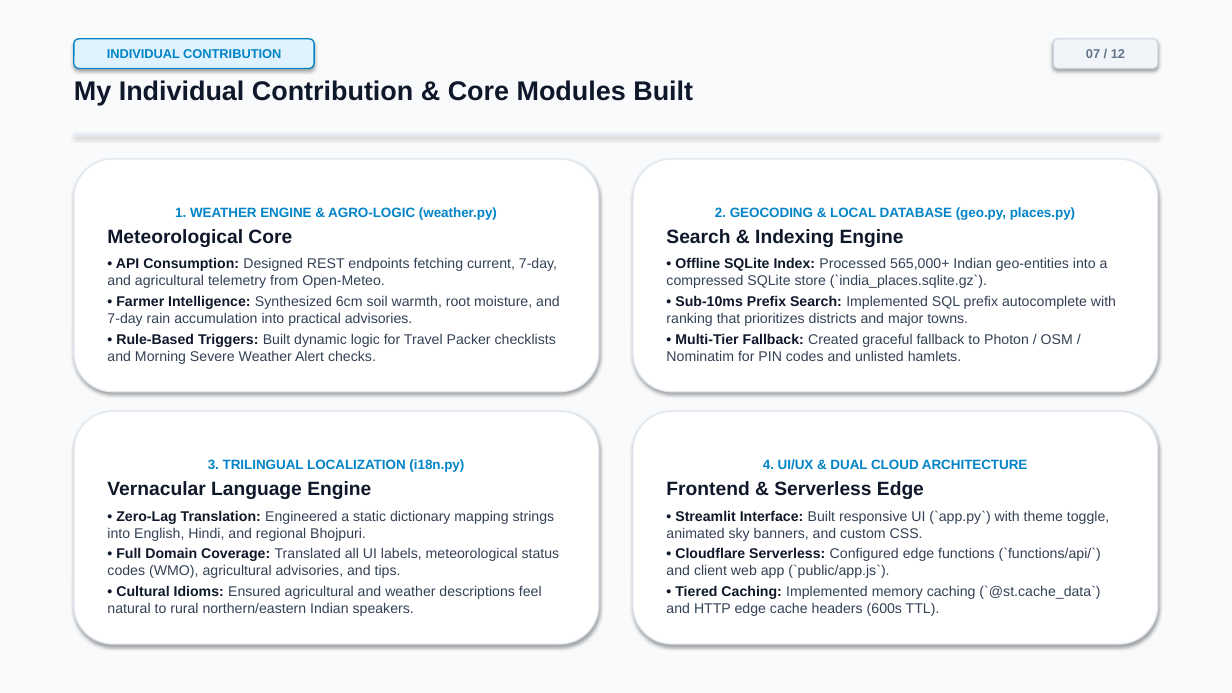
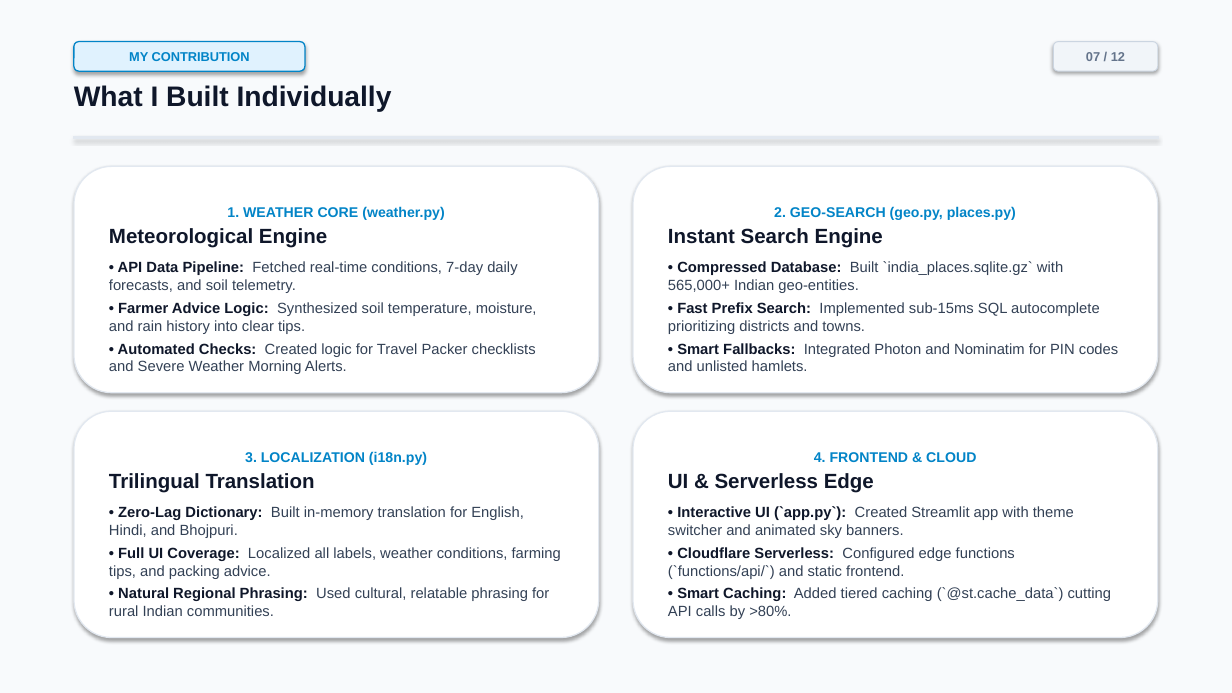
Before and after one commit to sonalikumari09/live-weather-tracker, a slide deck: slide 7 of Live_Weather_Tracker_Internship_Presentation.pptx. Drawn at 1232x693 pixels with LibreOffice and Linux fonts; fonts in the diff are those of the drawing. Boxes give left, top, right and bottom in pixels: in the first picture for what was removed or moved away, otherwise in the second. Text is boxed around its words. In the diff, an @@ line names an element or a change of style, - is before the commit and + after.

```diff
--- a/Live_Weather_Tracker_Internship_Presentation.pptx
+++ b/Live_Weather_Tracker_Internship_Presentation.pptx
@@ rounded rectangle "MY CONTRIBUTION": place and size @@
-rounded rectangle "MY CONTRIBUTION" at [74,39,314,68]
+rounded rectangle "MY CONTRIBUTION" at [74,42,305,71]
@@ text in rounded rectangle at [129,52,250,61]: text changed @@
-INDIVIDUAL CONTRIBUTION
+MY CONTRIBUTION
@@ text at [74,85,392,112]: text changed; size 21 to 22 pt @@
-My Individual Contribution & Core Modules Built
+What I Built Individually
@@ rounded rectangle "1. WEATHER CORE (weather.py)": place and size @@
-rounded rectangle "1. WEATHER CORE (weather.py)" at [74,159,599,392]
+rounded rectangle "1. WEATHER CORE (weather.py)" at [74,166,599,393]
@@ rounded rectangle "2. GEO-SEARCH (geo.py, places.py)": place and size @@
-rounded rectangle "2. GEO-SEARCH (geo.py, places.py)" at [633,159,1158,392]
+rounded rectangle "2. GEO-SEARCH (geo.py, places.py)" at [633,166,1158,393]
@@ text in rounded rectangle at [109,206,537,374]: text changed; size 11 to 11.5 pt @@
-1. WEATHER ENGINE & AGRO-LOGIC (weather.py)
-Meteorological Core
-• API Consumption: Designed REST endpoints fetching current, 7-day, and agricultural telemetry from Open-Meteo.
-• Farmer Intelligence: Synthesized 6cm soil warmth, root moisture, and 7-day rain accumulation into practical advisories.
-• Rule-Based Triggers: Built dynamic logic for Travel Packer checklists and Morning Severe Weather Alert checks.
+1. WEATHER CORE (weather.py)
+Meteorological Engine
+• API Data Pipeline: Fetched real-time conditions, 7-day daily forecasts, and soil telemetry.
+• Farmer Advice Logic: Synthesized soil temperature, moisture, and rain history into clear tips.
+• Automated Checks: Created logic for Travel Packer checklists and Severe Weather Morning Alerts.
@@ text in rounded rectangle at [668,206,1118,371]: text changed; size 11 to 11.5 pt @@
-2. GEOCODING & LOCAL DATABASE (geo.py, places.py)
-Search & Indexing Engine
-• Offline SQLite Index: Processed 565,000+ Indian geo-entities into a compressed SQLite store (`india_places.sqlite.gz`).
-• Sub-10ms Prefix Search: Implemented SQL prefix autocomplete with ranking that prioritizes districts and major towns.
-• Multi-Tier Fallback: Created graceful fallback to Photon / OSM / Nominatim for PIN codes and unlisted hamlets.
+2. GEO-SEARCH (geo.py, places.py)
+Instant Search Engine
+• Compressed Database: Built `india_places.sqlite.gz` with 565,000+ Indian geo-entities.
+• Fast Prefix Search: Implemented sub-15ms SQL autocomplete prioritizing districts and towns.
+• Smart Fallbacks: Integrated Photon and Nominatim for PIN codes and unlisted hamlets.
@@ rounded rectangle "3. LOCALIZATION (i18n.py)": place and size @@
-rounded rectangle "3. LOCALIZATION (i18n.py)" at [74,411,599,644]
+rounded rectangle "3. LOCALIZATION (i18n.py)" at [74,411,599,638]
@@ rounded rectangle "4. FRONTEND & CLOUD": place and size @@
-rounded rectangle "4. FRONTEND & CLOUD" at [633,411,1158,644]
+rounded rectangle "4. FRONTEND & CLOUD" at [633,411,1158,638]
@@ text in rounded rectangle at [109,451,561,616]: text changed; size 11 to 11.5 pt @@
-3. TRILINGUAL LOCALIZATION (i18n.py)
-Vernacular Language Engine
-• Zero-Lag Translation: Engineered a static dictionary mapping strings into English, Hindi, and regional Bhojpuri.
-• Full Domain Coverage: Translated all UI labels, meteorological status codes (WMO), agricultural advisories, and tips.
-• Cultural Idioms: Ensured agricultural and weather descriptions feel natural to rural northern/eastern Indian speakers.
+3. LOCALIZATION (i18n.py)
+Trilingual Translation
+• Zero-Lag Dictionary: Built in-memory translation for English, Hindi, and Bhojpuri.
+• Full UI Coverage: Localized all labels, weather conditions, farming tips, and packing advice.
+• Natural Regional Phrasing: Used cultural, relatable phrasing for rural Indian communities.
@@ text in rounded rectangle at [668,452,1112,619]: text changed; size 11 to 11.5 pt @@
-4. UI/UX & DUAL CLOUD ARCHITECTURE
-Frontend & Serverless Edge
-• Streamlit Interface: Built responsive UI (`app.py`) with theme toggle, animated sky banners, and custom CSS.
-• Cloudflare Serverless: Configured edge functions (`functions/api/`) and client web app (`public/app.js`).
-• Tiered Caching: Implemented memory caching (`@st.cache_data`) and HTTP edge cache headers (600s TTL).
+4. FRONTEND & CLOUD
+UI & Serverless Edge
+• Interactive UI (`app.py`): Created Streamlit app with theme switcher and animated sky banners.
+• Cloudflare Serverless: Configured edge functions (`functions/api/`) and static frontend.
+• Smart Caching: Added tiered caching (`@st.cache_data`) cutting API calls by >80%.
```
Also in this commit, not shown: 11 other slides changed, 18 other files.
